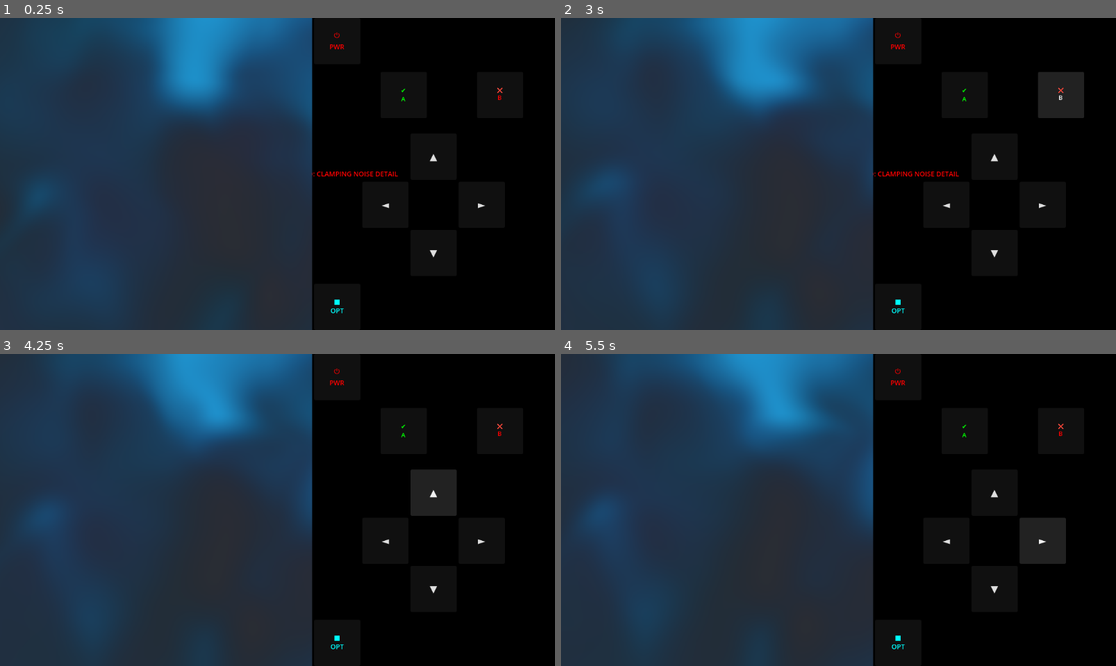
Above: before the commit, frames 1-4 (two rows, left to right).
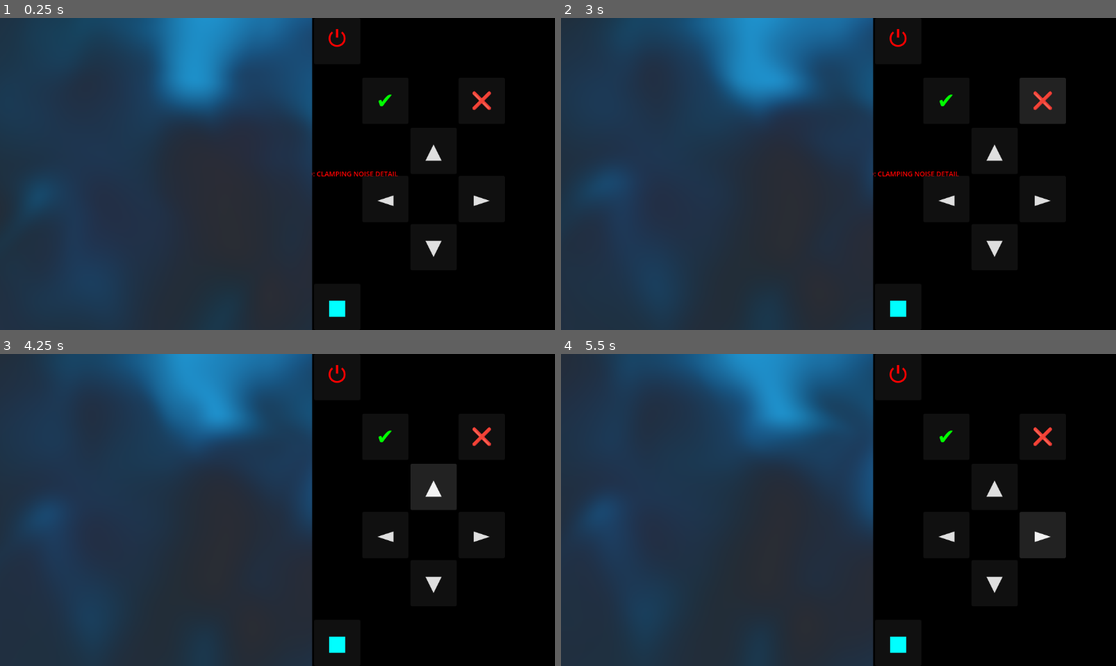
Above: after the commit, the same moments.

Repository: ocybin-solo/TATOOL
Game: Godot game, scene res://main.tscn
Two runs of this game, one before a commit and one after it. Both use one fixed random seed, a clock stepped at 60 frames per second and the inputs below.
Inputs:
- Up to frame 1 (0.25 s): no input
- Up to frame 2 (3 s): click "✔ A" (after the commit: "✔") at 0.5 s; click "⏻ PWR" (after the commit: "⏻") at 1.25 s; click "■ OPT" (after the commit: "■") at 2 s; click "❌ B" (after the commit: "❌") at 2.75 s
- Up to frame 3 (4.25 s): click "▲" at 3.5 s
- Up to frame 4 (5.5 s): click "◄" at 4.25 s; click "►" at 5 s

The runs differ from the first frame. In frame 1, 0.7% of the frame differs, in the area x 59-91%, y 3-96%; in frame 2, 1.8%, in the area x 59-95%, y 3-96%; in frame 3, 1.0%; in frame 4, 1.0%.

Commit message:
fixed ui alignment
editing button sizes & spacer sizes

Diff:
--- a/DynamicUI.gd
+++ b/DynamicUI.gd
@@ -84,9 +84,9 @@
 
 	# A Button (✔ ACCEPT)
 	btn_channel = Button.new()
-	btn_channel.text = "✔\n  A  "
+	btn_channel.text = "✔\n"
 	btn_channel.custom_minimum_size = Vector2(96, 96)
-	btn_channel.add_theme_font_size_override("font_size", 13)
+	btn_channel.add_theme_font_size_override("font_size", 44)
 	btn_channel.add_theme_color_override("font_color", Color.GREEN)
 	btn_channel.pressed.connect(_on_action_button_a) # Wired to Accept logic
 	action_row.add_child(btn_channel)
@@ -98,21 +98,21 @@
 
 	# B Button (❌ BACK)
 	btn_sens_left = Button.new()
-	btn_sens_left.text = "❌\n  B  "
+	btn_sens_left.text = "❌\n"
 	btn_sens_left.custom_minimum_size = Vector2(96, 96)
-	btn_sens_left.add_theme_font_size_override("font_size", 13)
+	btn_sens_left.add_theme_font_size_override("font_size", 44)
 	btn_sens_left.add_theme_color_override("font_color", Color.RED)
 	btn_sens_left.pressed.connect(_on_action_button_b) # Wired to Exit/Back logic
 	action_row.add_child(btn_sens_left)
 
 	# THE LEFT SHIFT FILTER: Adding a small layout spacer on the right side of the row
 	var left_shift_spacer = Control.new()
-	left_shift_spacer.custom_minimum_size = Vector2(24, 0)
+	left_shift_spacer.custom_minimum_size = Vector2(100, 0)
 	action_row.add_child(left_shift_spacer)
 
 	# PUSH DPAD DOWN: Increased vertical separation gap between rows
 	var vertical_spacer = Control.new()
-	vertical_spacer.custom_minimum_size = Vector2(0, 24)
+	vertical_spacer.custom_minimum_size = Vector2(0, 0)
 	chassis_stack.add_child(vertical_spacer)
 
 	# LOW ROW: Singular 3x3 D-Pad Cross Grid
@@ -125,7 +125,7 @@
 	btn_param_up = Button.new()
 	btn_param_up.text = "▲"
 	btn_param_up.custom_minimum_size = Vector2(96, 96)
-	btn_param_up.add_theme_font_size_override("font_size", 20)
+	btn_param_up.add_theme_font_size_override("font_size", 44)
 	btn_param_up.pressed.connect(_on_dpad_up) # Wired to Navigate Up
 	dpad_grid.add_child(btn_param_up)
 	dpad_grid.add_child(Control.new())
@@ -134,7 +134,7 @@
 	btn_channel_prev = Button.new()
 	btn_channel_prev.text = "◄"
 	btn_channel_prev.custom_minimum_size = Vector2(96, 96)
-	btn_channel_prev.add_theme_font_size_override("font_size", 20)
+	btn_channel_prev.add_theme_font_size_override("font_size", 44)
 	btn_channel_prev.pressed.connect(_on_dpad_left) # Wired to Cycle Left
 	dpad_grid.add_child(btn_channel_prev)
 
@@ -148,7 +148,7 @@
 	btn_channel_next = Button.new()
 	btn_channel_next.text = "►"
 	btn_channel_next.custom_minimum_size = Vector2(96, 96)
-	btn_channel_next.add_theme_font_size_override("font_size", 20)
+	btn_channel_next.add_theme_font_size_override("font_size", 44)
 	btn_channel_next.pressed.connect(_on_dpad_right) # Wired to Cycle Right
 	dpad_grid.add_child(btn_channel_next)
 
@@ -157,7 +157,7 @@
 	btn_param_down = Button.new()
 	btn_param_down.text = "▼"
 	btn_param_down.custom_minimum_size = Vector2(96, 96)
-	btn_param_down.add_theme_font_size_override("font_size", 20)
+	btn_param_down.add_theme_font_size_override("font_size", 44)
 	btn_param_down.pressed.connect(_on_dpad_down) # Wired to Navigate Down
 	dpad_grid.add_child(btn_param_down)
 	dpad_grid.add_child(Control.new())
--- a/MainManager.gd
+++ b/MainManager.gd
@@ -31,8 +31,7 @@
 var btn_select_pass: Button
 var btn_shader_menu: Button
 var btn_screensaver_stub: Button
-const LABEL_SELECT_PASS_IDLE: String = "🔄 POTATO"
-const LABEL_SHADER_MENU_IDLE: String = "🕹️ SHADER MENU"
+
 
 # --- ONBOARDING BOOT RIBBON ---
 # The actual suppress/release flag lives on control_panel
@@ -222,11 +221,11 @@
 
 	# 🌟 PWR Button on TOP
 	btn_shader_menu = Button.new()
-	btn_shader_menu.text = "⏻\nPWR"
+	btn_shader_menu.text = "⏻\n"
 	btn_shader_menu.custom_minimum_size = Vector2(96, 96)
 	btn_shader_menu.size_flags_vertical = Control.SIZE_SHRINK_BEGIN
 	btn_shader_menu.add_theme_color_override("font_color", Color.RED)
-	btn_shader_menu.add_theme_font_size_override("font_size", 14)
+	btn_shader_menu.add_theme_font_size_override("font_size", 44)
 	# 🌟 WIRE RE-CONNECTED: Link PWR button to its handler method
 	btn_shader_menu.pressed.connect(_on_shader_menu_button_pressed)
 	utility_trench.add_child(btn_shader_menu)
@@ -238,11 +237,11 @@
 
 	# 🌟 OPT Button on BOTTOM
 	btn_select_pass = Button.new()
-	btn_select_pass.text = "■\nOPT"
+	btn_select_pass.text = "■\n"
 	btn_select_pass.custom_minimum_size = Vector2(96, 96)
 	btn_select_pass.size_flags_vertical = Control.SIZE_SHRINK_END
 	btn_select_pass.add_theme_color_override("font_color", Color.CYAN)
-	btn_select_pass.add_theme_font_size_override("font_size", 14)
+	btn_select_pass.add_theme_font_size_override("font_size", 44)
 	# 🌟 WIRE RE-CONNECTED: Link OPT button to its handler method
 	btn_select_pass.pressed.connect(_on_select_pass_button_pressed)
 	utility_trench.add_child(btn_select_pass)
@@ -366,7 +365,7 @@
 
 	is_menu_open = false
 	active_menu_kind = MenuKind.NONE
-	btn_select_pass.text = LABEL_SELECT_PASS_IDLE
+	#btn_select_pass.text = LABEL_SELECT_PASS_IDLE
 	menu_center_host.visible = false
 
 	if select_pass_overlay_panel and is_instance_valid(select_pass_overlay_panel):
